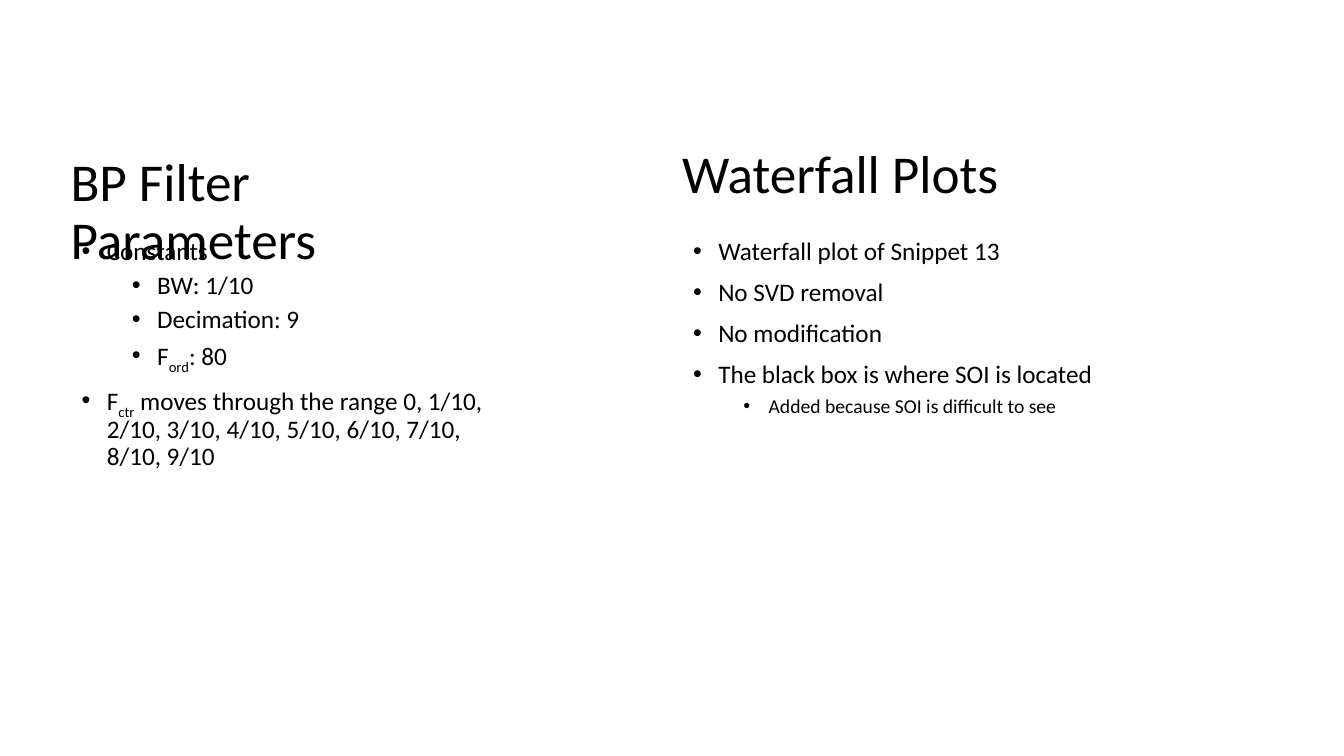
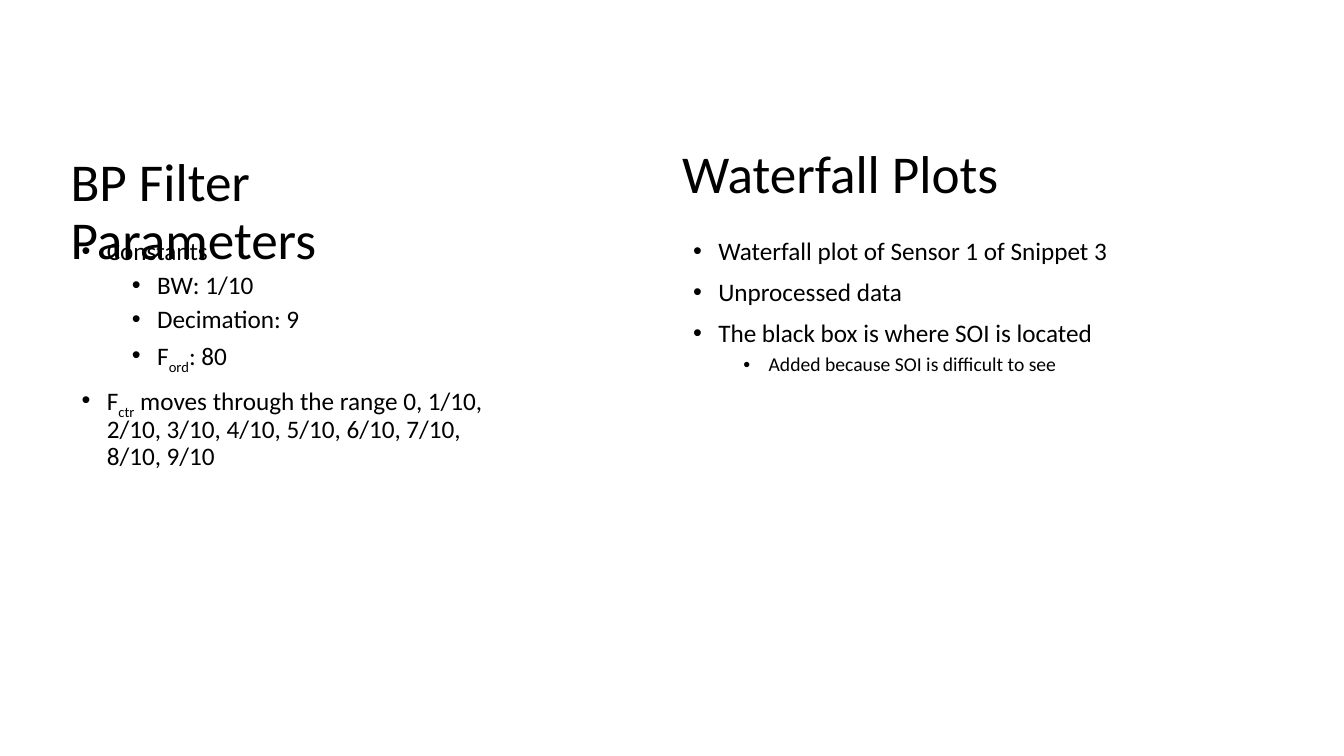
Before and after one commit to laurenlusk/DigiCommFinalProject, a slide deck: slide 2 of Singular Value Powerpoints/SVD 10 Filters Snippet 3.pptx. Drawn at 1344x756 pixels with LibreOffice and Linux fonts; fonts in the diff are those of the drawing. Boxes give left, top, right and bottom in pixels: in the first picture for what was removed or moved away, otherwise in the second. Text is boxed around its words. In the diff, an @@ line names an element or a change of style, - is before the commit and + after.

```diff
--- a/Singular Value Powerpoints/SVD 10 Filters Snippet 3.pptx
+++ b/Singular Value Powerpoints/SVD 10 Filters Snippet 3.pptx
@@ text at box(718, 242, 1107, 305): text changed @@
-• Waterfall plot of Snippet 13
-• No SVD removal
-• No modification
+• Waterfall plot of Sensor 1 of Snippet 3
+• Unprocessed data
```
Also in this commit, not shown: 3 other slides changed, 3 other files.
